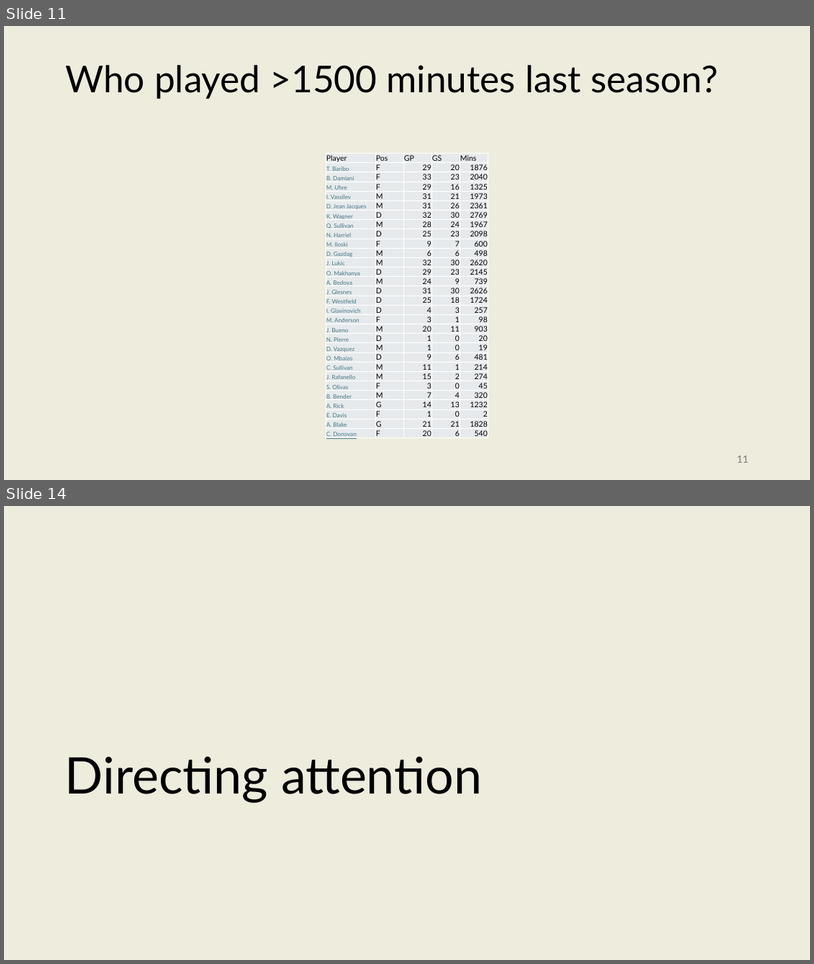
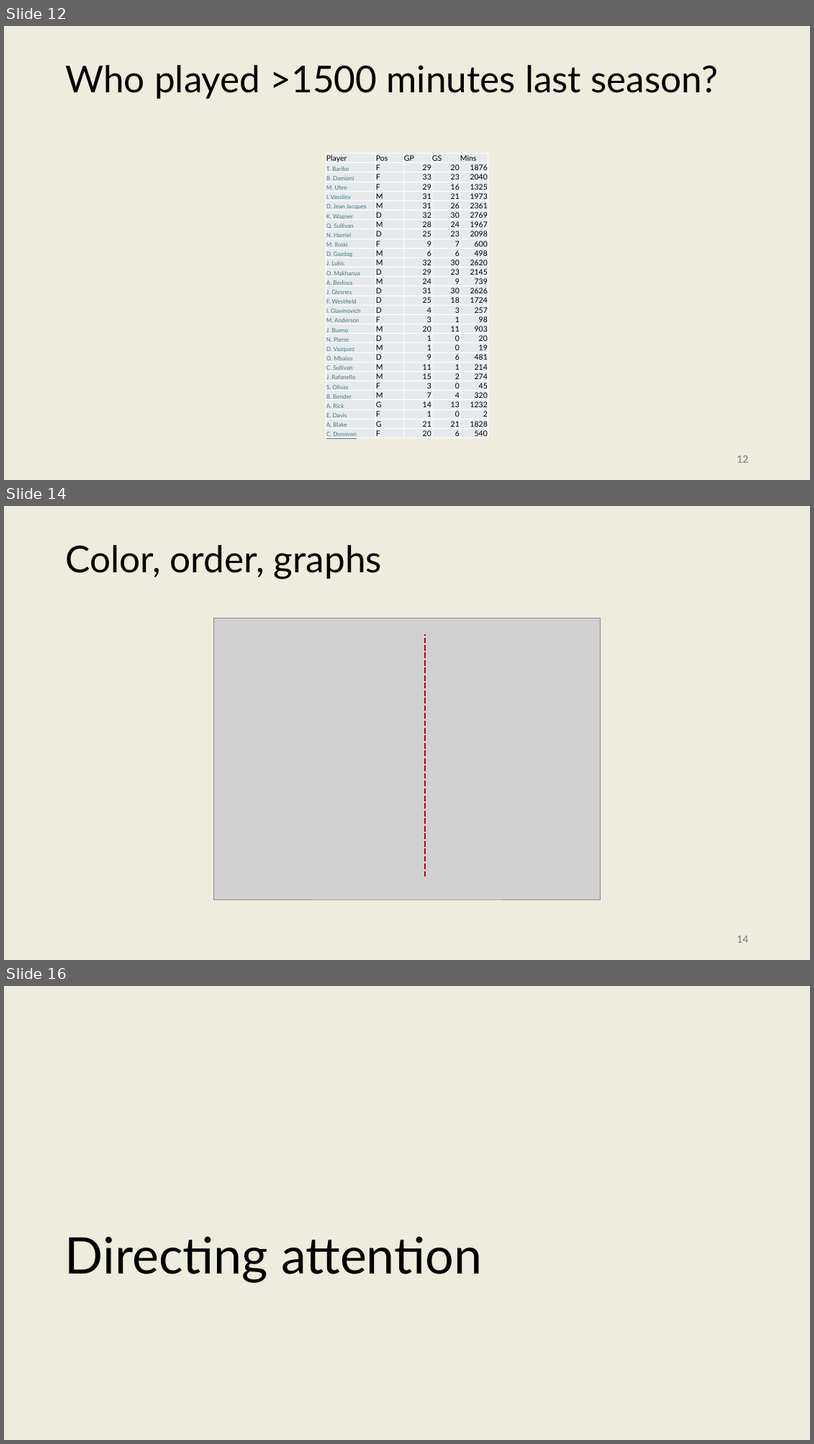
Before and after one commit to onishisaryu/HES-3000-Sports-Data-Analytics, a slide deck: pptx/Lecture7.pptx. Shown one above the other, each under a label of ours: slides 11 and 14 before the commit, slides 12, 14 and 16 after it; the slides between them are not shown. The pictures are 814x964 and 814x1444 pixels, drawn with LibreOffice and Linux fonts; fonts in the diff are those of the drawing; grey boxes stand for pictures. Boxes give left, top, right and bottom in pixels: in the first picture for what was removed or moved away, otherwise in the second. Text is boxed around its words. In the diff, an @@ line names an element or a change of style, - is before the commit and + after.

```diff
--- a/pptx/Lecture7.pptx
+++ b/pptx/Lecture7.pptx
@@ slide 14 added at box(4, 506, 810, 960), background #EEECDD @@
@@ title added at box(65, 545, 382, 579), 44 pt, text #000000 @@
+Color, order, graphs
@@ picture added at box(214, 618, 601, 899) @@
@@ line added from (426, 876) to (426, 634), #C00000 2.25 pt dashed @@
@@ page number added at box(737, 935, 748, 942), 12 pt, text #797979 @@
+14
@@ what was slide 11 is now slide 12 @@
@@ page number at box(737, 455, 748, 462): text changed @@
-11
+12
@@ what was slide 14 is now slide 16 @@
```
Also in this commit, not shown: 6 slides changed, 1 other slide added, 1 other file.
